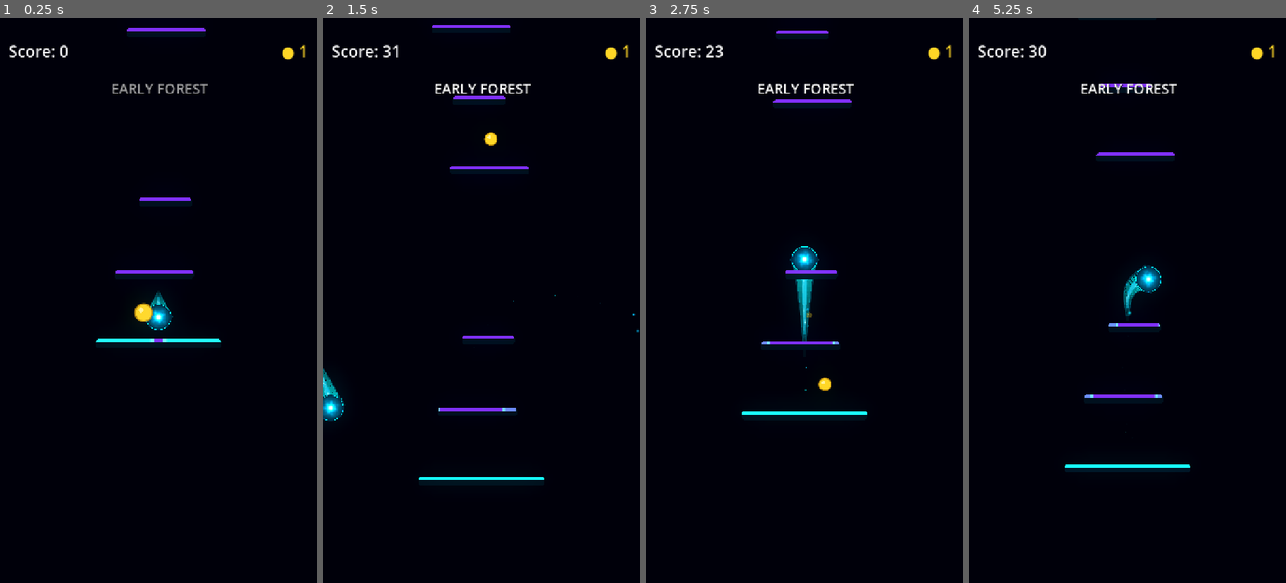
Above: before the commit, frames 1-4 (left to right).
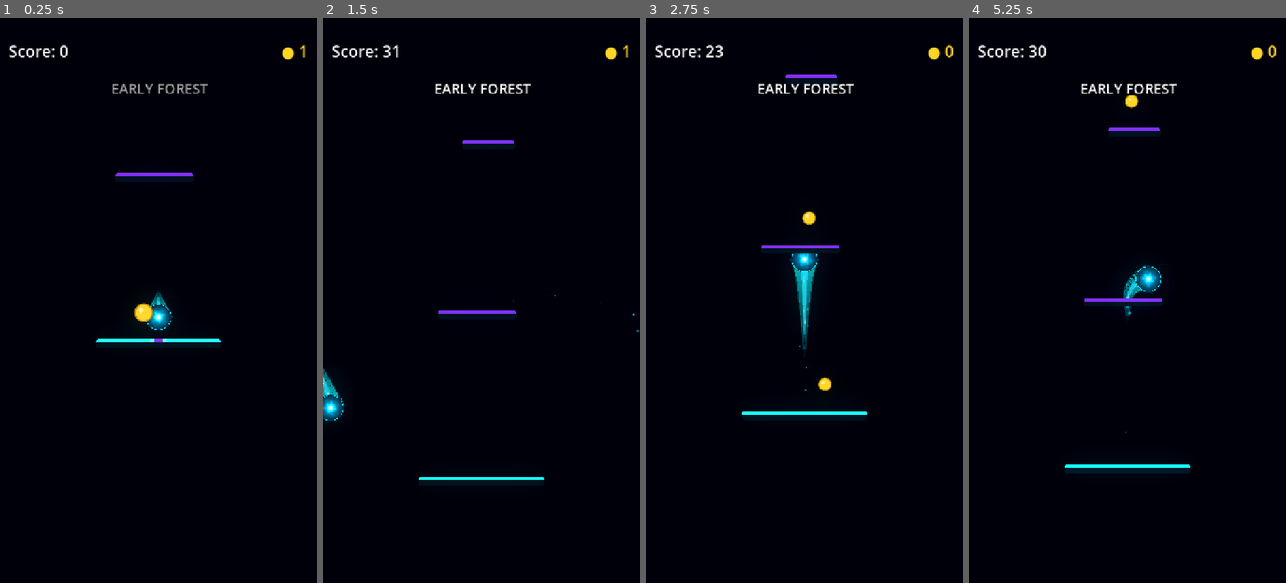
Above: after the commit, the same moments.

Repository: Kryodo/TowerJump
Game: Godot game, scene res://scenes/main.tscn
Two runs of this game, one before a commit and one after it. Both use one fixed random seed, a clock stepped at 60 frames per second and the inputs below.
Inputs (mouse positions are in pixels of both pictures, inside the frame that each line leads up to):
- Up to frame 1 (0.25 s): no input
- Up to frame 2 (1.5 s): move the mouse to (551, 272) at 0.52 s; hold Right (ui_right) 0.53-1.25 s; click (551, 272) at 0.67 s; drag from (418, 328) to (491, 136) at 1.27 s
- Up to frame 3 (2.75 s): click "Nochmal spielen" at 2 s
- Up to frame 4 (5.25 s): move the mouse to (1159, 176) at 2.77 s; hold Left (ui_left) 2.78-3.5 s; drag from (1111, 413) to (1032, 215) at 3.52 s; click "Nochmal spielen" at 4.25 s; move the mouse to (1222, 385) at 5.02 s; hold Right (ui_right) from 5.03 s (still down)

The runs differ from the first frame. In frame 1, 0.6% of the frame differs, in the area x 36-65%, y 1-46%; in frame 2, 0.9%; in frame 3, 0.9%; in frame 4, 1.0%, in the area x 30-98%, y 4-81%.

Commit message:
Make fast pacing test consecutive high-gap jumps

Diff:
--- a/scripts/platform_patterns.gd
+++ b/scripts/platform_patterns.gd
@@ -2272,82 +2272,82 @@
 		},
 	]
 ## FAST PACING TEST
-## Temporary deterministic stress pattern for short approach-to-contact windows.
-## Alternates compact groups with near-maximum but still reachable jump gaps.
-## Horizontal changes around the high gaps are deliberately small enough that
-## the test stresses charge timing rather than requiring perfect steering.
+## Temporary deterministic stress pattern for consecutive short charge windows.
+## All gaps are near the maximum jump height so the pattern repeatedly gives
+## the approach animation little time to charge before contact. Horizontal
+## changes are deliberately modest; this test isolates charging cadence.
 static func _fast_pacing_test() -> Array[Dictionary]:
 	return [
 		{
 			"x": 0.48,
-			"dy": 0.18,
+			"dy": 0.94,
 			"size": "standard",
 			"type": Platform.PlatformType.NORMAL,
 		},
 		{
 			"x": 0.53,
-			"dy": 0.20,
-			"size": "small",
-			"type": Platform.PlatformType.NORMAL,
-		},
-		{
-			"x": 0.54,
 			"dy": 0.97,
+			"size": "small",
+			"type": Platform.PlatformType.NORMAL,
+		},
+		{
+			"x": 0.56,
+			"dy": 0.92,
 			"size": "standard",
 			"type": Platform.PlatformType.NORMAL,
 		},
 		{
 			"x": 0.49,
-			"dy": 0.18,
+			"dy": 0.96,
 			"size": "small",
 			"type": Platform.PlatformType.NORMAL,
 		},
 		{
 			"x": 0.45,
-			"dy": 0.20,
+			"dy": 0.95,
 			"size": "standard",
 			"type": Platform.PlatformType.NORMAL,
 		},
 		{
 			"x": 0.46,
+			"dy": 0.93,
+			"size": "small",
+			"type": Platform.PlatformType.NORMAL,
+		},
+		{
+			"x": 0.52,
 			"dy": 0.97,
 			"size": "standard",
 			"type": Platform.PlatformType.NORMAL,
 		},
 		{
-			"x": 0.52,
-			"dy": 0.18,
-			"size": "small",
-			"type": Platform.PlatformType.NORMAL,
-		},
-		{
-			"x": 0.56,
-			"dy": 0.20,
-			"size": "standard",
+			"x": 0.57,
+			"dy": 0.94,
+			"size": "small",
 			"type": Platform.PlatformType.NORMAL,
 		},
 		{
 			"x": 0.55,
+			"dy": 0.96,
+			"size": "standard",
+			"type": Platform.PlatformType.NORMAL,
+		},
+		{
+			"x": 0.49,
+			"dy": 0.92,
+			"size": "small",
+			"type": Platform.PlatformType.NORMAL,
+		},
+		{
+			"x": 0.44,
+			"dy": 0.95,
+			"size": "standard",
+			"type": Platform.PlatformType.NORMAL,
+		},
+		{
+			"x": 0.47,
 			"dy": 0.97,
 			"size": "small",
 			"type": Platform.PlatformType.NORMAL,
 		},
-		{
-			"x": 0.49,
-			"dy": 0.18,
-			"size": "standard",
-			"type": Platform.PlatformType.NORMAL,
-		},
-		{
-			"x": 0.44,
-			"dy": 0.20,
-			"size": "small",
-			"type": Platform.PlatformType.NORMAL,
-		},
-		{
-			"x": 0.45,
-			"dy": 0.97,
-			"size": "standard",
-			"type": Platform.PlatformType.NORMAL,
-		},
-	]
+	]
